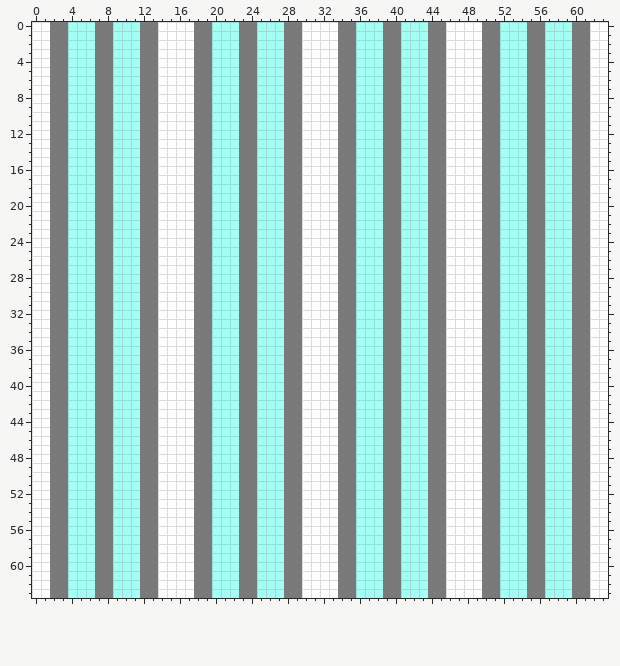
Two states of a pixel-art file, Sprites/Floor.aseprite. This is how it looked before the edit.
64x64 pixels, 1 frame.
New version:
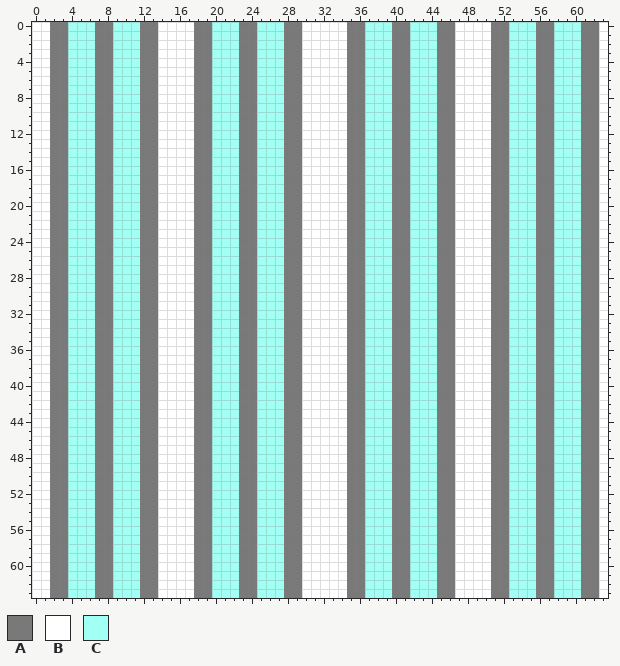
Palette (. is transparent): A #797979  B #ffffff  C #a2fff3
Change:
Changed rows in their new state; - is an unchanged pixel.
first column x 34:
 0 B-A--C-A--C-A---B-A--C-A--C-A
 1 B-A--C-A--C-A---B-A--C-A--C-A
 2 B-A--C-A--C-A---B-A--C-A--C-A
 3 B-A--C-A--C-A---B-A--C-A--C-A
 4 B-A--C-A--C-A---B-A--C-A--C-A
 5 B-A--C-A--C-A---B-A--C-A--C-A
 6 B-A--C-A--C-A---B-A--C-A--C-A
 7 B-A--C-A--C-A---B-A--C-A--C-A
 8 B-A--C-A--C-A---B-A--C-A--C-A
 9 B-A--C-A--C-A---B-A--C-A--C-A
10 B-A--C-A--C-A---B-A--C-A--C-A
11 B-A--C-A--C-A---B-A--C-A--C-A
12 B-A--C-A--C-A---B-A--C-A--C-A
13 B-A--C-A--C-A---B-A--C-A--C-A
14 B-A--C-A--C-A---B-A--C-A--C-A
15 B-A--C-A--C-A---B-A--C-A--C-A
16 B-A--C-A--C-A---B-A--C-A--C-A
17 B-A--C-A--C-A---B-A--C-A--C-A
18 B-A--C-A--C-A---B-A--C-A--C-A
19 B-A--C-A--C-A---B-A--C-A--C-A
20 B-A--C-A--C-A---B-A--C-A--C-A
21 B-A--C-A--C-A---B-A--C-A--C-A
22 B-A--C-A--C-A---B-A--C-A--C-A
23 B-A--C-A--C-A---B-A--C-A--C-A
24 B-A--C-A--C-A---B-A--C-A--C-A
25 B-A--C-A--C-A---B-A--C-A--C-A
26 B-A--C-A--C-A---B-A--C-A--C-A
27 B-A--C-A--C-A---B-A--C-A--C-A
28 B-A--C-A--C-A---B-A--C-A--C-A
29 B-A--C-A--C-A---B-A--C-A--C-A
30 B-A--C-A--C-A---B-A--C-A--C-A
31 B-A--C-A--C-A---B-A--C-A--C-A
32 B-A--C-A--C-A---B-A--C-A--C-A
33 B-A--C-A--C-A---B-A--C-A--C-A
34 B-A--C-A--C-A---B-A--C-A--C-A
35 B-A--C-A--C-A---B-A--C-A--C-A
36 B-A--C-A--C-A---B-A--C-A--C-A
37 B-A--C-A--C-A---B-A--C-A--C-A
38 B-A--C-A--C-A---B-A--C-A--C-A
39 B-A--C-A--C-A---B-A--C-A--C-A
40 B-A--C-A--C-A---B-A--C-A--C-A
41 B-A--C-A--C-A---B-A--C-A--C-A
42 B-A--C-A--C-A---B-A--C-A--C-A
43 B-A--C-A--C-A---B-A--C-A--C-A
44 B-A--C-A--C-A---B-A--C-A--C-A
45 B-A--C-A--C-A---B-A--C-A--C-A
46 B-A--C-A--C-A---B-A--C-A--C-A
47 B-A--C-A--C-A---B-A--C-A--C-A
48 B-A--C-A--C-A---B-A--C-A--C-A
49 B-A--C-A--C-A---B-A--C-A--C-A
50 B-A--C-A--C-A---B-A--C-A--C-A
51 B-A--C-A--C-A---B-A--C-A--C-A
52 B-A--C-A--C-A---B-A--C-A--C-A
53 B-A--C-A--C-A---B-A--C-A--C-A
54 B-A--C-A--C-A---B-A--C-A--C-A
55 B-A--C-A--C-A---B-A--C-A--C-A
56 B-A--C-A--C-A---B-A--C-A--C-A
57 B-A--C-A--C-A---B-A--C-A--C-A
58 B-A--C-A--C-A---B-A--C-A--C-A
59 B-A--C-A--C-A---B-A--C-A--C-A
60 B-A--C-A--C-A---B-A--C-A--C-A
61 B-A--C-A--C-A---B-A--C-A--C-A
62 B-A--C-A--C-A---B-A--C-A--C-A
63 B-A--C-A--C-A---B-A--C-A--C-A
Where, in picture pixels (left, top, right, bottom), the same in both pictures:
changed: (338, 22, 599, 598)
